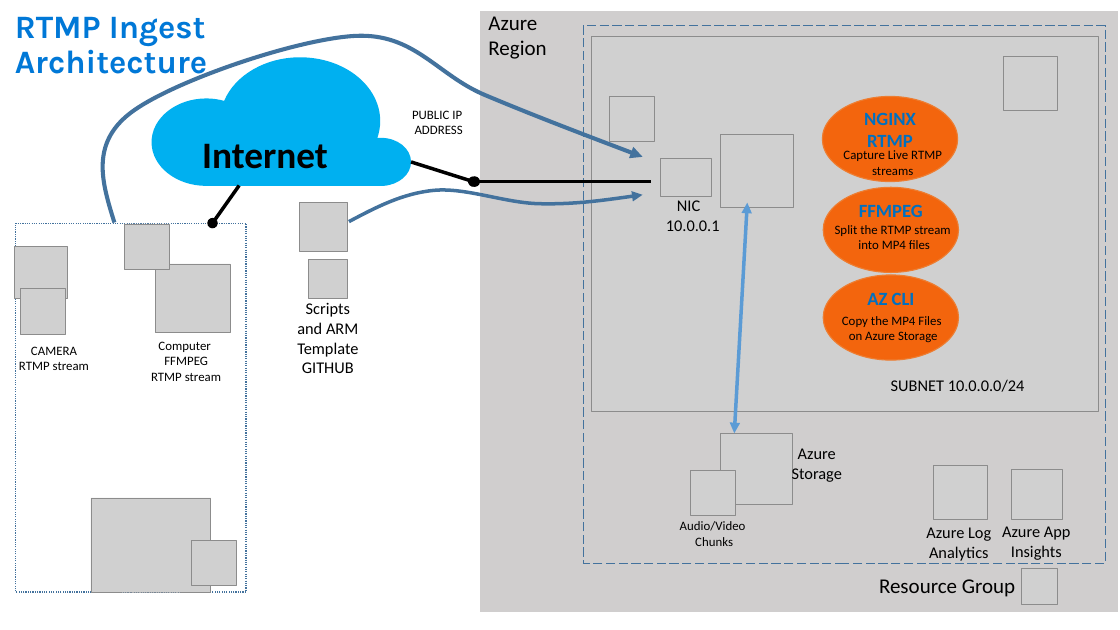
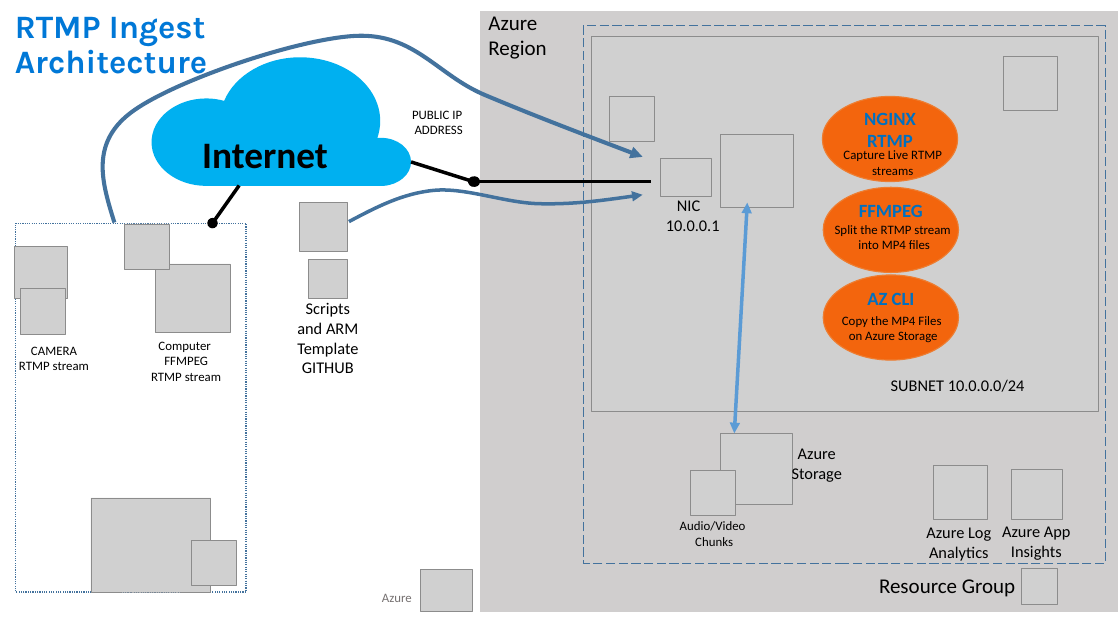
Before and after one commit to flecoqui/av-services, a slide deck: slide 2 of docs/img/ppt-schemas.pptx (slide 3 before the commit). Drawn at 1120x630 pixels with LibreOffice and Linux fonts; fonts in the diff are those of the drawing; grey boxes stand for pictures. Boxes give left, top, right and bottom in pixels: in the first picture for what was removed or moved away, otherwise in the second. Text is boxed around its words. In the diff, an @@ line names an element or a change of style, - is before the commit and + after.

```diff
--- a/docs/img/ppt-schemas.pptx
+++ b/docs/img/ppt-schemas.pptx
@@ text added at (382,594,412,602), 11 pt, text #767171 @@
+Azure
@@ picture added at (420,570,472,612) @@
```
Also in this commit, not shown: 7 other slides changed, 8 slides added, 2 slides removed, 14 other files.
